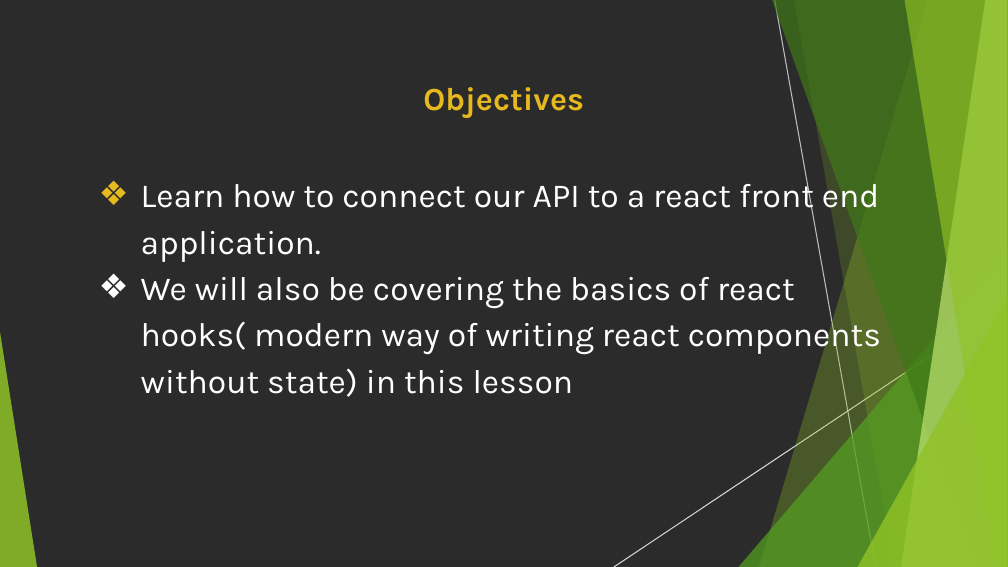
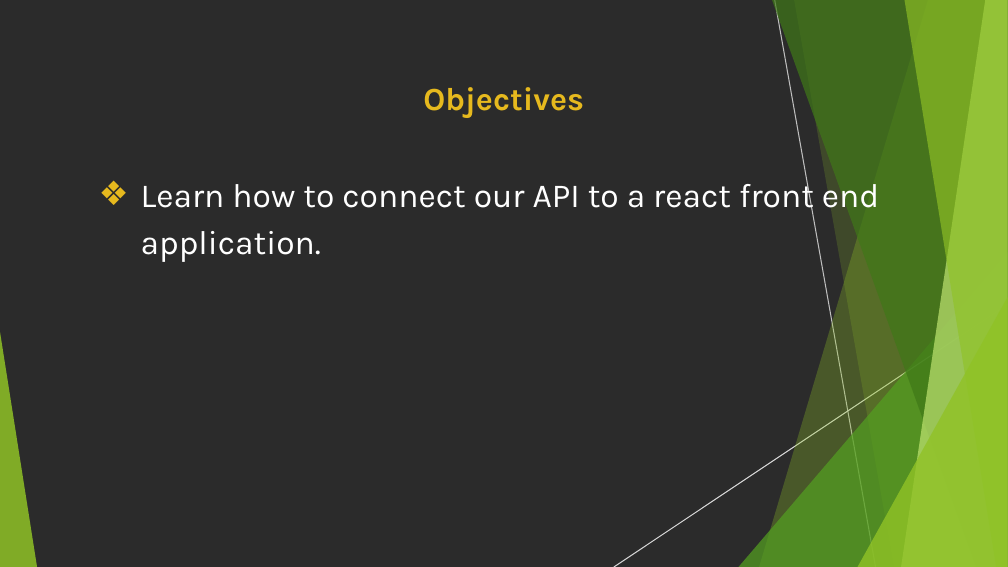
Before and after one commit to AssadMehmood/BackendNodeJS, a slide deck: slide 2 of Week2/Day1/FullStackWithReactAndExpress.pptx. Drawn at 1008x567 pixels with LibreOffice and Linux fonts; fonts in the diff are those of the drawing; background and template pictures are left out; a plain dark background stands for a picture behind light text. Boxes give left, top, right and bottom in pixels: in the first picture for what was removed or moved away, otherwise in the second. Text is boxed around its words. In the diff, an @@ line names an element or a change of style, - is before the commit and + after.

```diff
--- a/Week2/Day1/FullStackWithReactAndExpress.pptx
+++ b/Week2/Day1/FullStackWithReactAndExpress.pptx
@@ text at box(141, 277, 881, 397): paragraph removed @@
-❖ We will also be covering the basics of react hooks( modern way of writing react components without state) in this lesson
```
Also in this commit, not shown: 1 other file.
